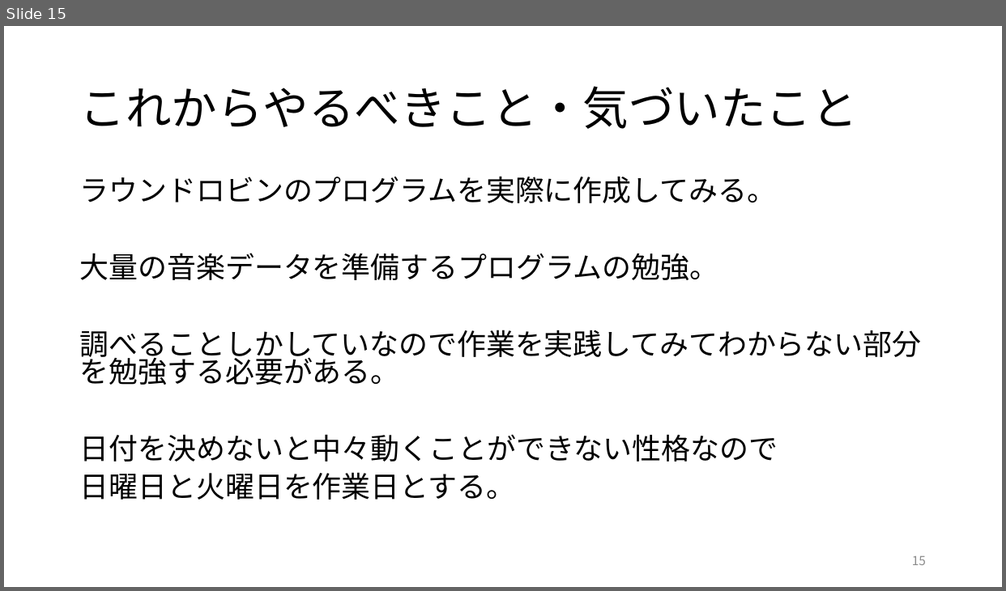
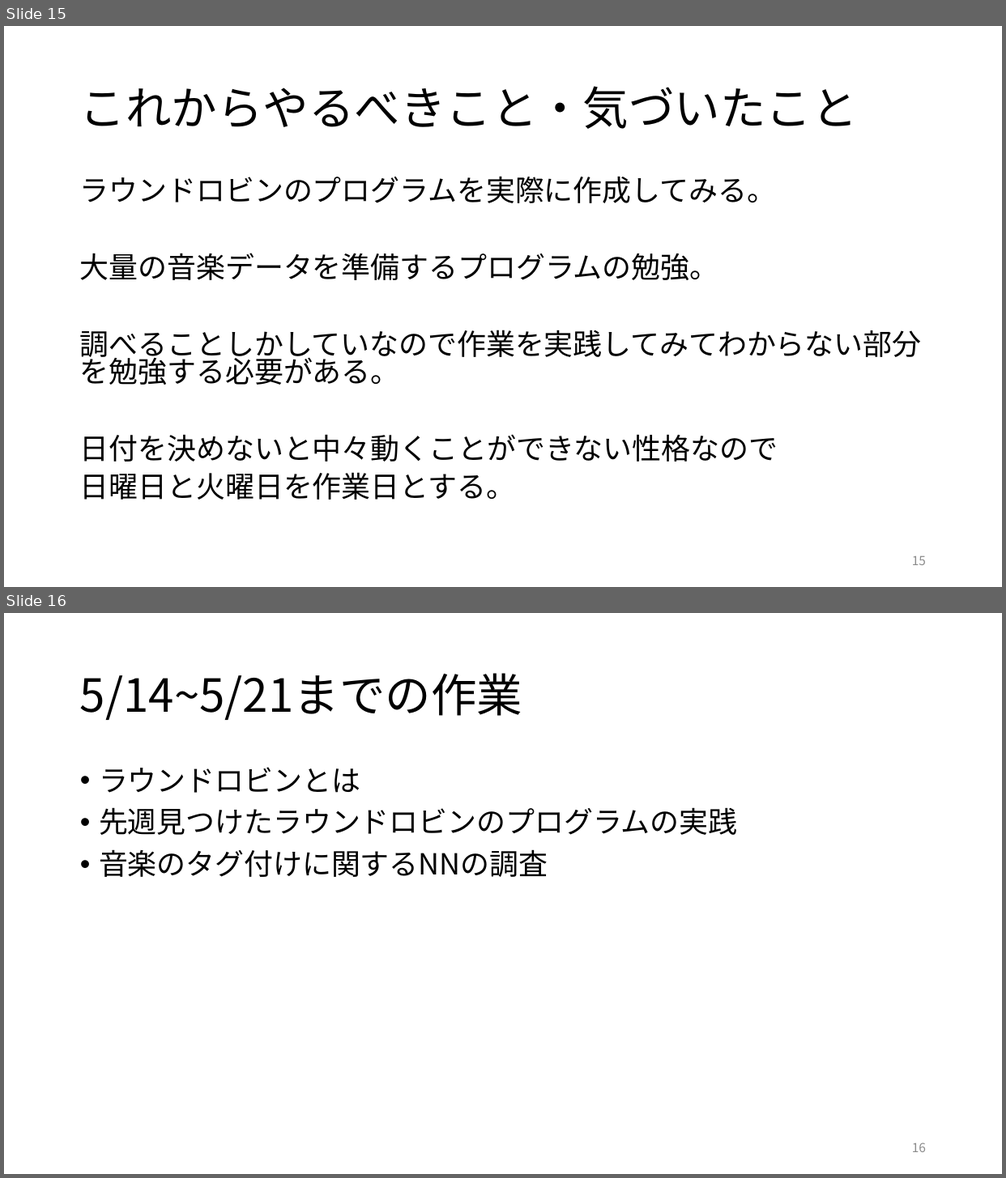
Before and after one commit to kait-takanolab/1821144-yoshii-thesis, a slide deck: 1821144_yoshii_sotsuken.pptx. Shown one above the other, each under a label of ours: slide 15 before the commit, slides 15 and 16 after it. The pictures are 1006x591 and 1006x1178 pixels, drawn with LibreOffice and Linux fonts; fonts in the diff are those of the drawing. Boxes give left, top, right and bottom in pixels: in the first picture for what was removed or moved away, otherwise in the second. Text is boxed around its words. In the diff, an @@ line names an element or a change of style, - is before the commit and + after.

```diff
--- a/1821144_yoshii_sotsuken.pptx
+++ b/1821144_yoshii_sotsuken.pptx
@@ slide 16 added at [4, 613, 1002, 1174], background #FFFFFF @@
@@ title added at [80, 673, 522, 720], 44 pt, text #000000 @@
+5/14~5/21までの作業
@@ text added at [99, 767, 737, 877], 28 pt, text #000000 @@
+• ラウンドロビンとは
+• 先週見つけたラウンドロビンのプログラムの実践
+• 音楽のタグ付けに関するNNの調査
@@ page number added at [912, 1143, 926, 1152], 12 pt, text #8C8C8C @@
+16
```
Also in this commit, not shown: 5 other slides added.
